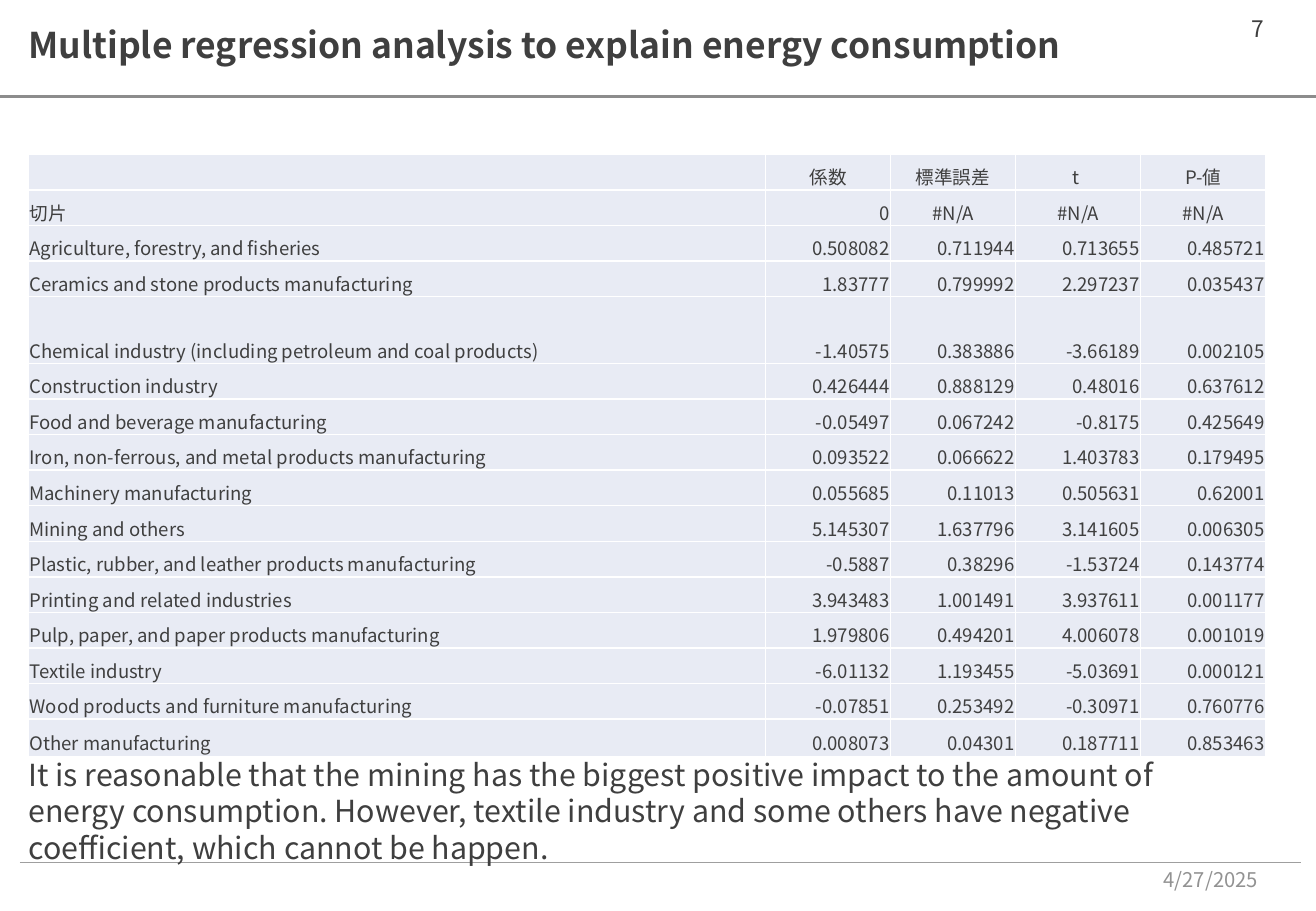
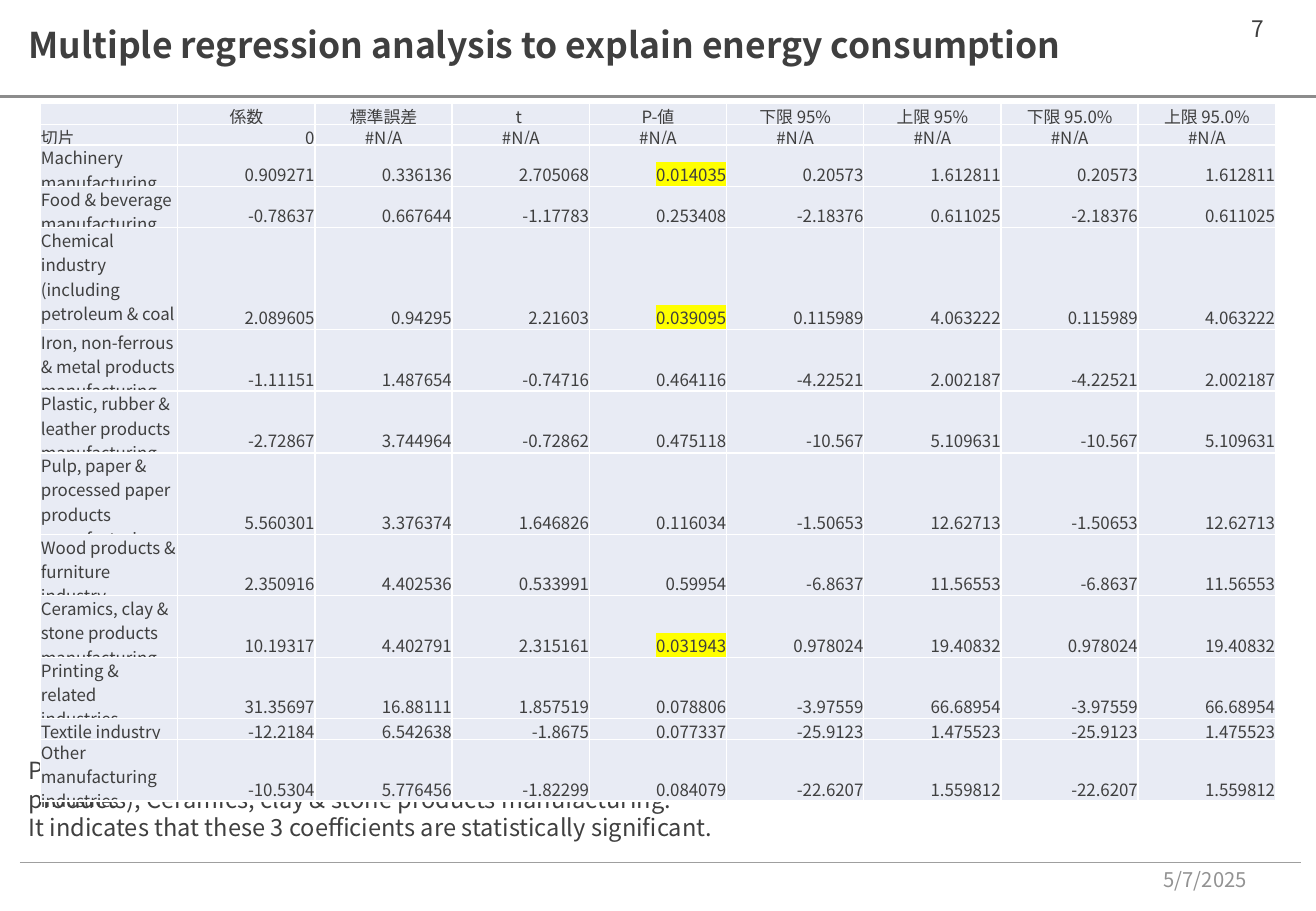
Before and after one commit to moooyu1121/JED_validation, a slide deck: slide 7 of 0426_industry.pptx. Drawn at 1316x911 pixels with LibreOffice and Linux fonts; fonts in the diff are those of the drawing. Boxes give left, top, right and bottom in pixels: in the first picture for what was removed or moved away, otherwise in the second. Text is boxed around its words. In the diff, an @@ line names an element or a change of style, - is before the commit and + after.

Commit message:
update in industry

```diff
--- a/0426_industry.pptx
+++ b/0426_industry.pptx
@@ table at (40,103,1276,813) @@
- | 係数 | 標準誤差 | t | P-値
-切片 | 0 | #N/A | #N/A | #N/A
-Agriculture, forestry, and fisheries | 0.508082 | 0.711944 | 0.713655 | 0.485721
-Ceramics and stone products manufacturing | 1.83777 | 0.799992 | 2.297237 | 0.035437
-Chemical industry (including petroleum and coal products) | -1.40575 | 0.383886 | -3.66189 | 0.002105
-Construction industry | 0.426444 | 0.888129 | 0.48016 | 0.637612
-Food and beverage manufacturing | -0.05497 | 0.067242 | -0.8175 | 0.425649
-Iron, non-ferrous, and metal products manufacturing | 0.093522 | 0.066622 | 1.403783 | 0.179495
-Machinery manufacturing | 0.055685 | 0.11013 | 0.505631 | 0.62001
-Mining and others | 5.145307 | 1.637796 | 3.141605 | 0.006305
-Plastic, rubber, and leather products manufacturing | -0.5887 | 0.38296 | -1.53724 | 0.143774
-Printing and related industries | 3.943483 | 1.001491 | 3.937611 | 0.001177
-Pulp, paper, and paper products manufacturing | 1.979806 | 0.494201 | 4.006078 | 0.001019
-Textile industry | -6.01132 | 1.193455 | -5.03691 | 0.000121
-Wood products and furniture manufacturing | -0.07851 | 0.253492 | -0.30971 | 0.760776
-Other manufacturing | 0.008073 | 0.04301 | 0.187711 | 0.853463
+ | 係数 | 標準誤差 | t | P-値 | 下限 95% | 上限 95% | 下限 95.0% | 上限 95.0%
+切片 | 0 | #N/A | #N/A | #N/A | #N/A | #N/A | #N/A | #N/A
+Machinery manufacturing | 0.909271 | 0.336136 | 2.705068 | 0.014035 | 0.20573 | 1.612811 | 0.20573 | 1.612811
+Food & beverage manufacturing | -0.78637 | 0.667644 | -1.17783 | 0.253408 | -2.18376 | 0.611025 | -2.18376 | 0.611025
+Chemical industry (including petroleum & coal products) | 2.089605 | 0.94295 | 2.21603 | 0.039095 | 0.115989 | 4.063222 | 0.115989 | 4.063222
+Iron, non-ferrous & metal products manufacturing | -1.11151 | 1.487654 | -0.74716 | 0.464116 | -4.22521 | 2.002187 | -4.22521 | 2.002187
+Plastic, rubber & leather products manufacturing | -2.72867 | 3.744964 | -0.72862 | 0.475118 | -10.567 | 5.109631 | -10.567 | 5.109631
+Pulp, paper & processed paper products manufacturing | 5.560301 | 3.376374 | 1.646826 | 0.116034 | -1.50653 | 12.62713 | -1.50653 | 12.62713
+Wood products & furniture industry | 2.350916 | 4.402536 | 0.533991 | 0.59954 | -6.8637 | 11.56553 | -6.8637 | 11.56553
+Ceramics, clay & stone products manufacturing | 10.19317 | 4.402791 | 2.315161 | 0.031943 | 0.978024 | 19.40832 | 0.978024 | 19.40832
+Printing & related industries | 31.35697 | 16.88111 | 1.857519 | 0.078806 | -3.97559 | 66.68954 | -3.97559 | 66.68954
+Textile industry | -12.2184 | 6.542638 | -1.8675 | 0.077337 | -25.9123 | 1.475523 | -25.9123 | 1.475523
+Other manufacturing industries | -10.5304 | 5.776456 | -1.82299 | 0.084079 | -22.6207 | 1.559812 | -22.6207 | 1.559812
@@ table: place and size @@
-table at (28,154,1266,759)
+table at (40,103,1276,813)
@@ text at (28,755,1132,842): text changed; size 18 to 14 pt @@
-It is reasonable that the mining has the biggest positive impact to the amount of energy consumption. However, textile industry and some others have negative coefficient, which cannot be happen.
+P value is lower than 0.05 in Machinary manufacturing, Chemical industry (includes petroleum & coal products), Ceramics, clay & stone products manufacturing.
+It indicates that these 3 coefficients are statistically significant.
@@ text at (1164,871,1247,891): text changed @@
-4/27/2025
+5/7/2025
```
Also in this commit, not shown: 7 other slides changed, 1 slide added, 1 slide removed, 6 other files.
